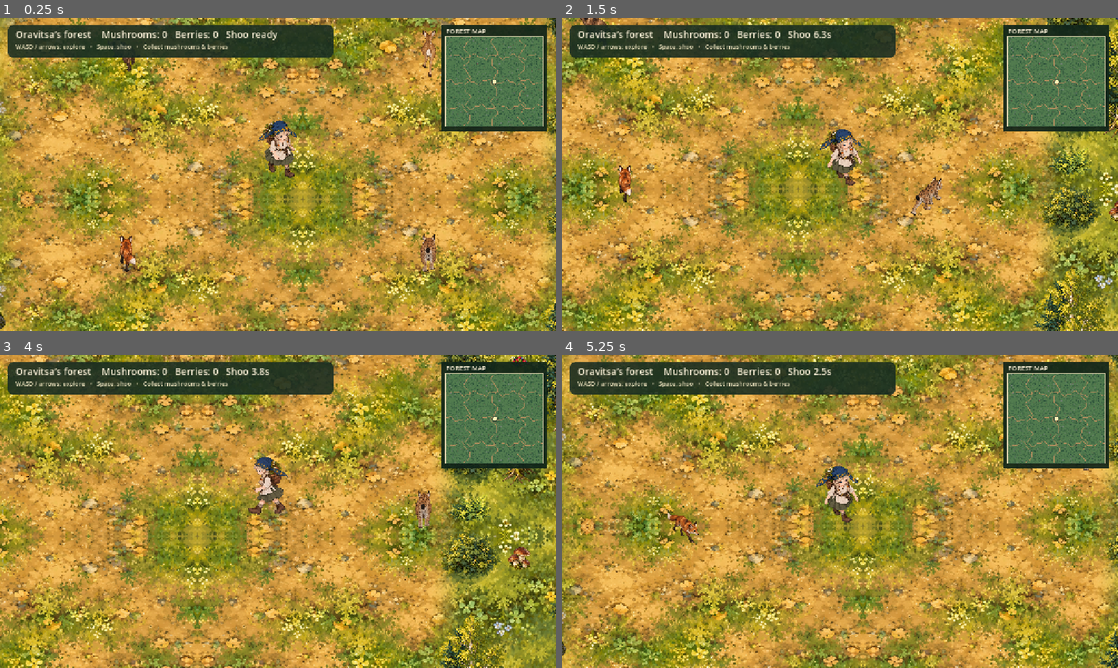
Above: before the commit, frames 1-4 (two rows, left to right).
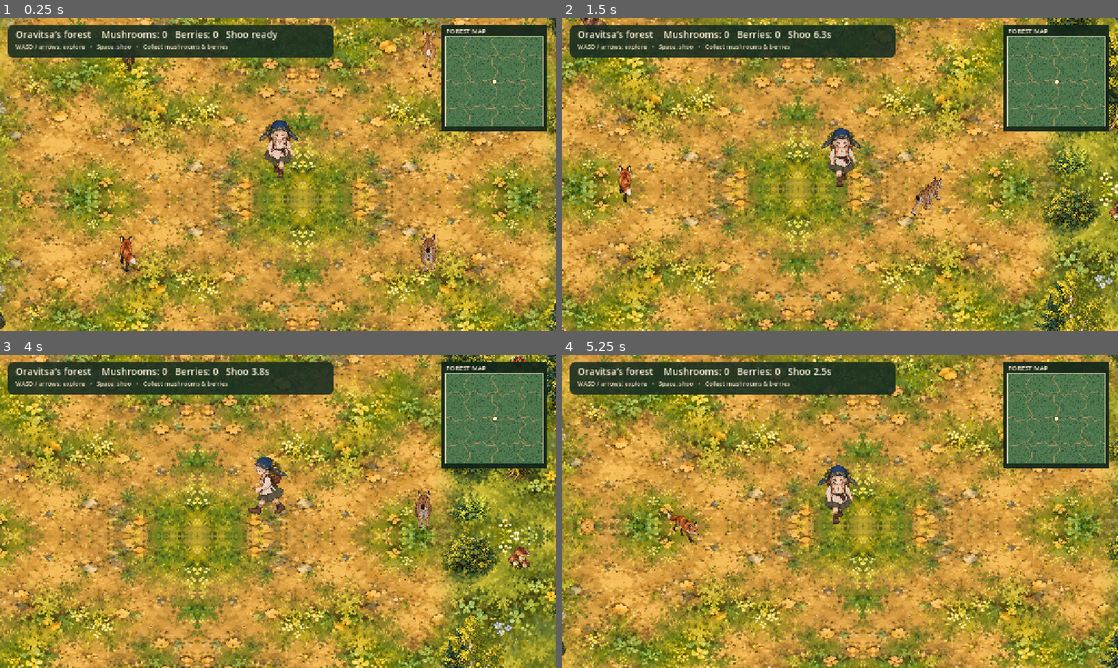
Above: after the commit, the same moments.

Repository: diegoami/oravitsa
Game: Godot game, scene res://scenes/forest_2d/forest.tscn
Same seed, same stepped clock (60 frames per second), same inputs: the game is played once before the commit and once after it.
Inputs:
- Up to frame 1 (0.25 s): no input
- Up to frame 2 (1.5 s): tap Enter at 0.5 s; hold D (move_right) 0.53-1.28 s; tap R at 0.6, 1.35 s; tap Space at 0.77 s; hold S (move_back) from 1.28 s (still down)
- Up to frame 3 (4 s): tap Space at 1.52, 3.02, 3.77 s; release S (move_back) at 2.03 s; hold D (move_right) 2.03-2.78 s; tap R at 2.1, 2.85, 3.6 s; hold W (move_forward) 2.78-3.53 s; hold A (move_left) from 3.53 s (still down)
- Up to frame 4 (5.25 s): tap R at 4.35, 5.1 s; tap Space at 4.52 s; release A (move_left) at 5.03 s; hold S (move_back) from 5.03 s (still down)

The runs differ from the first frame. In frame 1, 0.6% of the frame differs, in the area x 46-54%, y 32-52%; in frame 2, 0.6%, in the area x 46-54%, y 35-54%; in frame 3, 0.1%; in frame 4, 0.6%.

Commit message:
Open diagonal forest gaps and distinguish south walk

Diff:
--- a/scenes/forest_2d/forest.gd
+++ b/scenes/forest_2d/forest.gd
@@ -21,6 +21,7 @@
 const LOG := 6
 const BERRIES := 7
 const BLOCKED := [TREE, BUSH, STONE, LOG]
+const BLOCKER_RADIUS := {TREE: 32.0, BUSH: 31.0, STONE: 25.0, LOG: 33.0}
 const PROP_NAMES := {TREE: "tree", BUSH: "bush", STONE: "stone", MUSHROOM: "mushroom", FERN: "fern", LOG: "log", BERRIES: "berries"}
 const BOAR := 0
 const DEER := 1
@@ -263,7 +264,7 @@
 		if direction in ["e", "se", "ne"]:
 			filename = ART + ("oravitsa_walk_side_v2.png" if direction == "e" else "oravitsa_walk_" + direction + ".png")
 		else:
-			filename = CHARACTER_ART + "oravitsa_walk_toward.png" if direction == "s" else ART + "oravitsa_walk_back_v2.png"
+			filename = ART + "oravitsa_walk_s_v2.png" if direction == "s" else ART + "oravitsa_walk_back_v2.png"
 		var texture: Texture2D = _load_png(filename)
 		var width := float(texture.get_width()) / 4.0
 		var sequence := [0, 1, 2, 1] if direction in ["se", "ne"] else [0, 1, 2, 3]
@@ -516,9 +517,9 @@
 
 
 func _can_animal_move(id: int, candidate: Vector2) -> bool:
-	if not _can_stand(candidate):
+	var kind: int = _animals[id]["kind"]
+	if not _can_stand(candidate, ANIMAL_RADIUS[kind]):
 		return false
-	var kind: int = _animals[id]["kind"]
 	if candidate.distance_to(player_position) < ANIMAL_RADIUS[kind] + PLAYER_RADIUS:
 		return false
 	for other_id in _active_animals.keys():
@@ -704,7 +705,7 @@
 	var candidate := player_position + step
 	candidate.x = clampf(candidate.x, 16.0, MAP_SIZE * TILE - 16.0)
 	candidate.y = clampf(candidate.y, 12.0, MAP_SIZE * TILE - 12.0)
-	if not _can_stand(candidate):
+	if not _can_stand(candidate, PLAYER_RADIUS):
 		return false
 	for id in _active_animals.keys():
 		var animal := _animals[id]
@@ -719,11 +720,18 @@
 	return true
 
 
-func _can_stand(point: Vector2) -> bool:
-	for offset in [Vector2(-18, -12), Vector2(18, -12), Vector2(-18, 12), Vector2(18, 12)]:
-		var cell := _world_cell(point + offset)
-		if not _in_bounds(cell) or objects[_index(cell)] in BLOCKED:
-			return false
+func _can_stand(point: Vector2, actor_radius: float = PLAYER_RADIUS) -> bool:
+	var center := _world_cell(point)
+	if center.x < 2 or center.y < 2 or center.x >= MAP_SIZE - 2 or center.y >= MAP_SIZE - 2:
+		return false
+	for y in range(center.y - 1, center.y + 2):
+		for x in range(center.x - 1, center.x + 2):
+			var cell := Vector2i(x, y)
+			if not _in_bounds(cell):
+				return false
+			var kind: int = objects[_index(cell)]
+			if kind in BLOCKED and point.distance_to(_cell_center(cell)) < actor_radius + BLOCKER_RADIUS[kind]:
+				return false
 	return true
 
 
--- a/scenes/forest_2d/smoke_test.gd
+++ b/scenes/forest_2d/smoke_test.gd
@@ -25,6 +25,7 @@
 	assert(forest._direction_name(Vector2(-1, -1)) == "nw")
 	assert(forest._direction_name(Vector2(1, 1)) == "se")
 	assert(forest._player.sprite_frames.get_frame_count("e") == 4)
+	assert(forest._player.sprite_frames.get_frame_count("s") == 4)
 	assert(forest._player.sprite_frames.get_frame_count("n") == 4)
 	assert(forest._ground.tile_set.get_source(forest.GRASS).texture != null)
 	for sprite in forest._active_animals.values():
@@ -35,6 +36,7 @@
 	for kind in [forest.BOAR, forest.DEER, forest.FOX, forest.LYNX]:
 		assert(animal_kinds.has(kind))
 	assert(forest._can_stand(forest._cell_center(forest.START)))
+	assert(not forest._can_stand(forest._cell_center(Vector2i(1, forest.START.y))))
 	assert(forest.terrain[forest._index(forest.START)] == forest.DIRT)
 	forest._player.stop()
 	assert(not forest._player.is_playing())
@@ -59,6 +61,26 @@
 	assert(forest._try_move(Vector2(forest.TILE, -forest.TILE)))
 	assert(forest.player_position == forest._cell_center(forest.START + Vector2i(1, -1)))
 	forest.objects[forest._index(right_cell)] = previous
+	forest.player_position = start
+	var left_cell: Vector2i = forest.START + Vector2i(-1, 0)
+	var down_cell: Vector2i = forest.START + Vector2i(0, 1)
+	var previous_left: int = forest.objects[forest._index(left_cell)]
+	var previous_down: int = forest.objects[forest._index(down_cell)]
+	forest.objects[forest._index(left_cell)] = forest.BUSH
+	forest.objects[forest._index(down_cell)] = forest.BUSH
+	assert(forest._try_move(Vector2(-50.0, 50.0)))
+	assert(forest.player_position == start + Vector2(-50.0, 50.0))
+	assert(not forest._can_stand(forest._cell_center(left_cell) + Vector2(45.0, 0.0)))
+	forest.objects[forest._index(left_cell)] = previous_left
+	forest.objects[forest._index(down_cell)] = previous_down
+	forest.player_position = start
+	Input.action_press("move_left")
+	Input.action_press("move_back")
+	forest._process(1.0 / 60.0)
+	Input.action_release("move_left")
+	Input.action_release("move_back")
+	assert(forest.player_position.x < start.x and forest.player_position.y > start.y)
+	assert(forest._player.animation == "se" and forest._player.flip_h)
 	forest.player_position = forest._animals[0]["position"] + Vector2(-100.0, 0.0)
 	forest._shoo()
 	assert(forest.shoo_cooldown > 0.0)
@@ -149,5 +171,5 @@
 	assert(forest._ground.get_used_rect().position == Vector2i(38, 41))
 	assert(forest._ground.get_used_rect().size == Vector2i(21, 15))
 	assert(forest._dirt.get_used_rect().position == Vector2i(38, 41))
-	print("Forest smoke test passed: diagonal movement, full walk loops, lynx burst/catch/respawn, ecology, streaming and pickups")
+	print("Forest smoke test passed: southwest bush gap, diagonal movement, walk loops, lynx catch/respawn, streaming and pickups")
 	quit()
Binary file added: scenes/forest_2d/art/oravitsa_walk_s_v2.png
Not shown, changed: README.md
Not shown, changed: scenes/forest_2d/ART_WALK_V2.md
Not shown, changed: scenes/forest_2d/README.md
